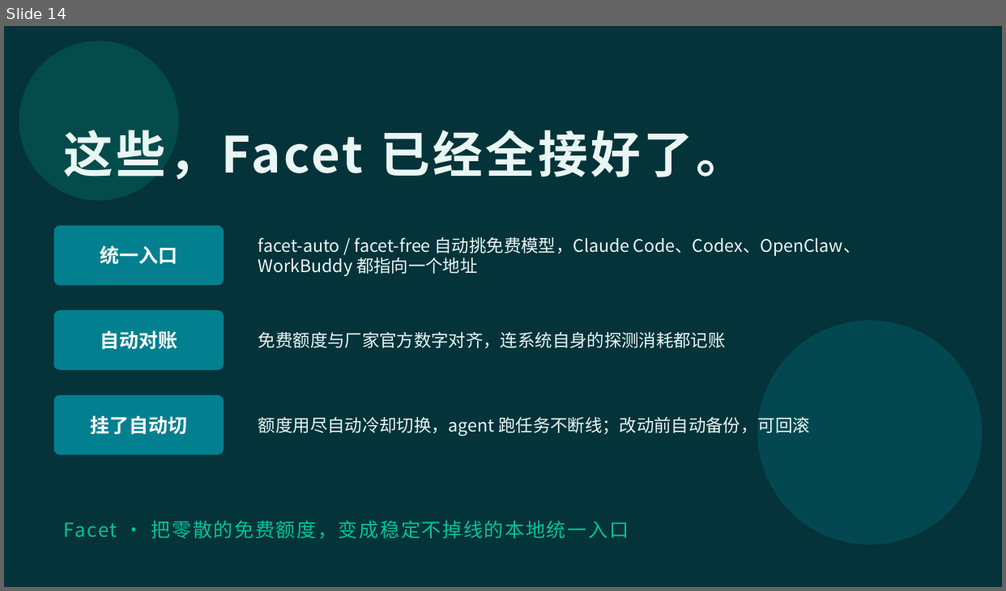
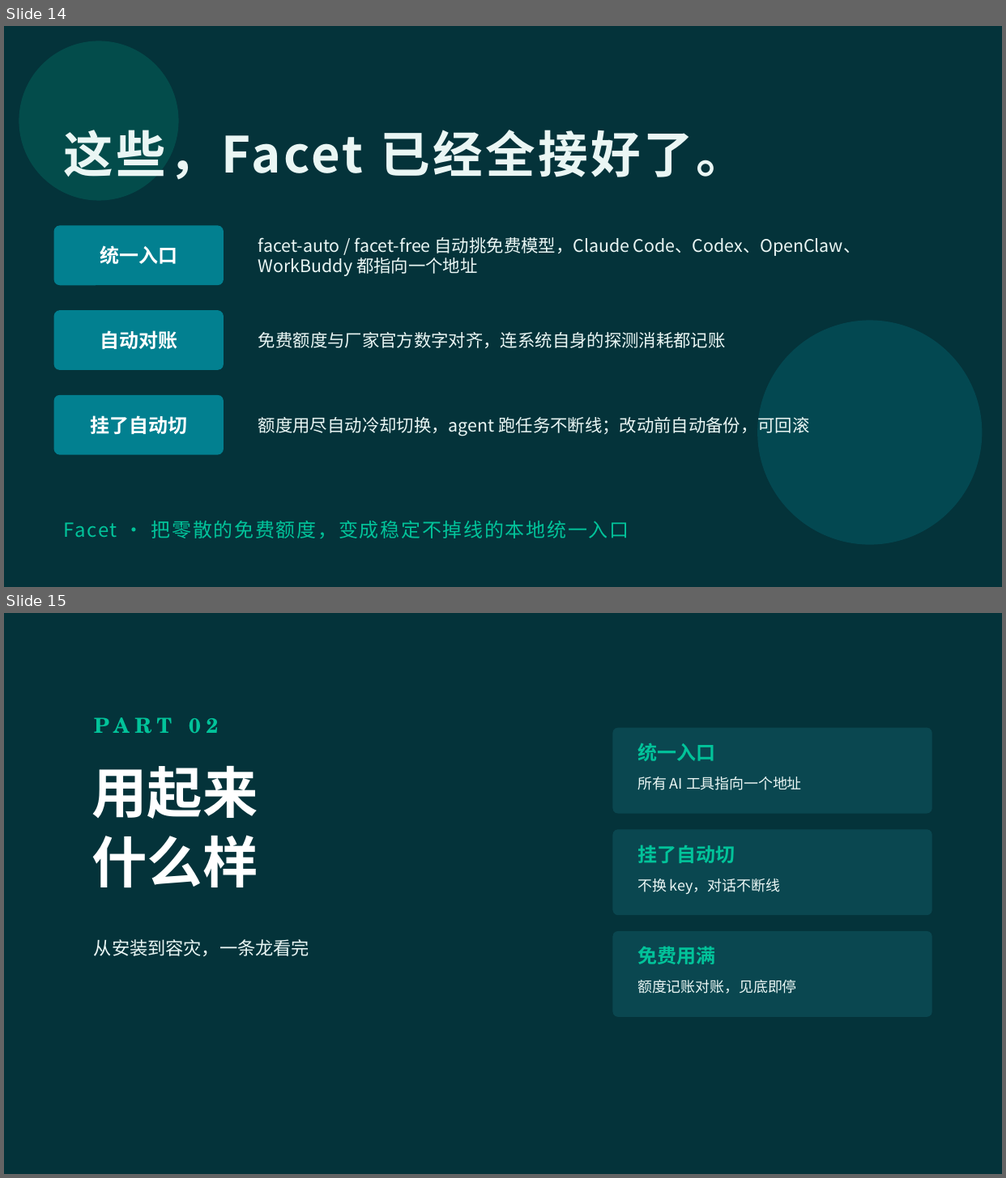
Before and after one commit to hsliuping/Facet, a slide deck: docs/Facet免费额度全景.pptx. Shown one above the other, each under a label of ours: slide 14 before the commit, slides 14 and 15 after it. The pictures are 1006x591 and 1006x1178 pixels, drawn with LibreOffice and Linux fonts; fonts in the diff are those of the drawing. Boxes give left, top, right and bottom in pixels: in the first picture for what was removed or moved away, otherwise in the second. Text is boxed around its words. In the diff, an @@ line names an element or a change of style, - is before the commit and + after.

Commit message:
docs: 更新免费额度全景材料，忽略 docs/marketing/ 草稿目录

```diff
--- a/docs/Facet免费额度全景.pptx
+++ b/docs/Facet免费额度全景.pptx
@@ slide 15 added at [4,613,1002,1174], background #04333A @@
@@ text added at [94,713,393,747], 15 pt, text #02C39A, bold @@
+PART 02
@@ rounded rectangle added at [613,728,932,814], fill #0A4750 @@
@@ text added at [637,743,715,761], 14 pt, text #02C39A, bold @@
+统一入口
@@ text added at [91,765,258,888], 40 pt, text #FFFFFF, bold @@
+用起来
+什么样
@@ text added at [637,777,802,790], 10.5 pt, text #EAF6F4 @@
+所有 AI 工具指向一个地址
@@ rounded rectangle added at [613,829,932,915], fill #0A4750 @@
@@ text added at [637,845,735,863], 14 pt, text #02C39A, bold @@
+挂了自动切
@@ text added at [637,879,780,894], 10.5 pt, text #EAF6F4 @@
+不换 key，对话不断线
@@ text added at [94,939,309,956], 13 pt, text #EAF6F4 @@
+从安装到容灾，一条龙看完
@@ rounded rectangle added at [613,931,932,1017], fill #0A4750 @@
@@ text added at [637,946,715,965], 14 pt, text #02C39A, bold @@
+免费用满
@@ text added at [637,980,797,994], 10.5 pt, text #EAF6F4 @@
+额度记账对账，见底即停
```
Also in this commit, not shown: 8 other slides added, 1 other file.
